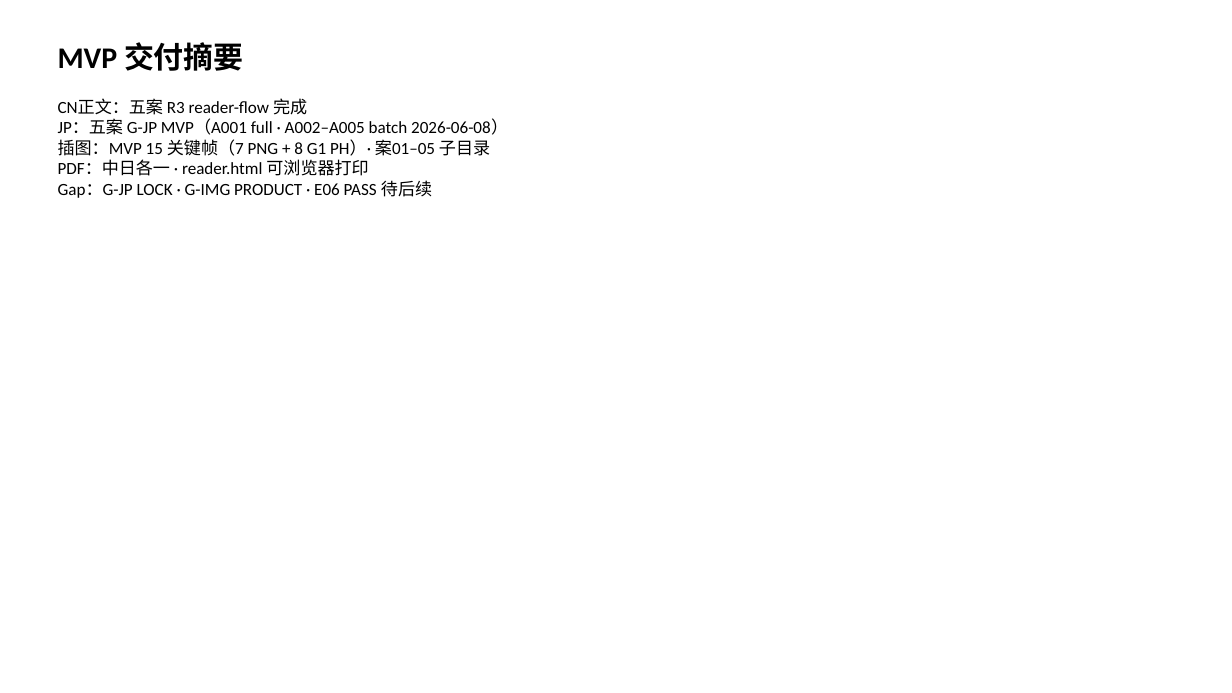
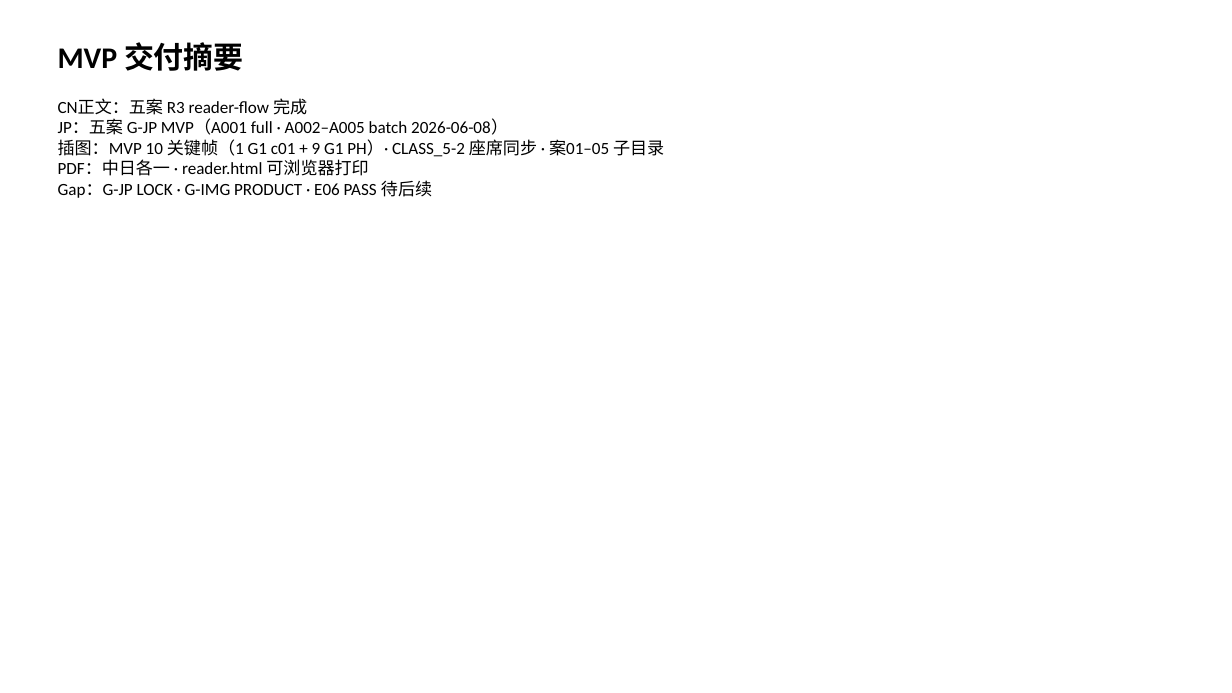
Before and after one commit to saivenwang-byte/The-Academy-of-Curiosities, a slide deck: slide 7 of 03_故事内容/第1卷_觉得奇怪就先观察/正式版/05_出版成果/MVP_V2_20260608/第1单元_MVP路演_V2.0_20260608.pptx. Drawn at 1232x693 pixels with LibreOffice and Linux fonts; fonts in the diff are those of the drawing. Boxes give left, top, right and bottom in pixels: in the first picture for what was removed or moved away, otherwise in the second. Text is boxed around its words. In the diff, an @@ line names an element or a change of style, - is before the commit and + after.

```diff
--- a/03_故事内容/第1卷_觉得奇怪就先观察/正式版/05_出版成果/MVP_V2_20260608/第1单元_MVP路演_V2.0_20260608.pptx
+++ b/03_故事内容/第1卷_觉得奇怪就先观察/正式版/05_出版成果/MVP_V2_20260608/第1单元_MVP路演_V2.0_20260608.pptx
@@ text at (58, 139, 664, 157): text changed @@
-插图：MVP 15 关键帧（7 PNG + 8 G1 PH）· 案01–05 子目录
+插图：MVP 10 关键帧（1 G1 c01 + 9 G1 PH）· CLASS_5-2 座席同步 · 案01–05 子目录
```
Also in this commit, not shown: 5 other slides changed, 39 other files.
